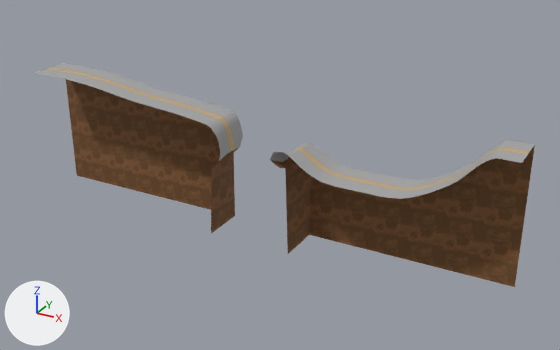
Renders of the FBX model Game/Assets/MainGame/Level/Segments/Models/Terrain_02_jump_point.FBX from each side of a commit.
Rendered twice from a camera (50 mm lens) standing at (91.0, -526.0, 204.0) and looking at (-202.0, 6.0, -62.0). The axes (+X, +Y, +Z) are drawn at lower left. The lights are the same throughout. Where no turn or scale is listed for an object, it has been applied to the vertices. Vertices at the same position are counted once.

Objects in the first picture: 'Terrain_02', 'Terrain_02_ground'.
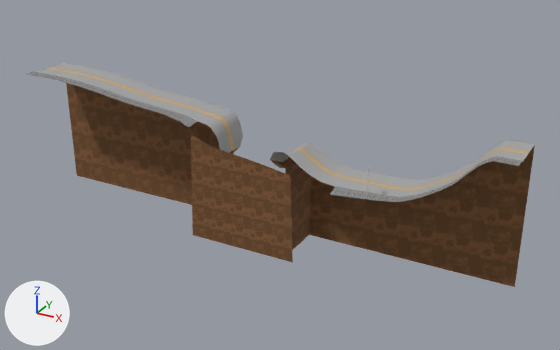
Boxes (x1, y1, x2, y2) around the edits, measured in the pictures (560 x 350 px):
'Terrain_02', reshaped
    before: (35, 63, 535, 199)
    after: (27, 63, 535, 202)
'Terrain_02_BG_ground', added (brown)
    after: (191, 135, 293, 263)
part 1 of me_mesh, added
    after: (27, 72, 522, 202)
part 2 of me_mesh, surface changed
    both: (38, 70, 525, 197)

The change, as a diff of the scene's bpy script:
```diff
--- a/Game/Assets/MainGame/Level/Segments/Models/Terrain_02_jump_point.FBX.py
+++ b/Game/Assets/MainGame/Level/Segments/Models/Terrain_02_jump_point.FBX.py
@@ img_sidewalk_png @@
+img_sidewalk_png = load_image('Sidewalk.png', '../Textures/Sidewalk.png', 256, 256, 'sRGB')
@@ mat_03___default @@
+mat_03___default = principled_material('03 - Default')
+mat_03___default.texture = img_sidewalk_png
+mat_03___default.roughness = 0.859
@@ me_mesh @@
 # used by ob_terrain_02; location = (0.0, 0.0, 0.0)
-me_mesh.from_pydata(...)  # 137 vertices, 157 faces; spans x -450.0..0.0, y -20.0..20.0, z -48.0..0.0
+me_mesh.from_pydata(...)  # 205 vertices, 287 faces; spans x -450.0..0.0, y -30.0..20.0, z -51.0..2.0
+# me_mesh part 1
+# 39 vertices are added at x -450.0..0.0, y -30.0..-20.0, z -51.0..2.0
+# 29 new vertices lie (0.0, -10.0, 0.0) away from vertices in x -450.0..0.0, y -20.0, z -45.0..2.0
+# 130 new faces join them, mat_03___default (picture img_sidewalk_png)
+# me_mesh part 2: 157 kept faces spanning x -450.0..0.0, y -20.0..20.0, z -48.0..0.0 get new texture (UV) coordinates
 me_mesh.materials.append(mat_01___default)
+me_mesh.materials.append(mat_03___default)  # picture img_sidewalk_png
@@ me_mesh_004 @@
+me_mesh_004.from_pydata(...)  # 10 vertices, 8 faces; spans x -270.0..-170.0, y -30.0, z -120.0..-24.4
+me_mesh_004.materials.append(mat_02___default)  # picture img_dirt_diff_png
@@ ob_terrain_02_bg_ground @@
+ob_terrain_02_bg_ground = bpy.data.objects.new('Terrain_02_BG_ground', me_mesh_004)
+ob_terrain_02_bg_ground.location = (0.0, 0.0, 0.0)
```
